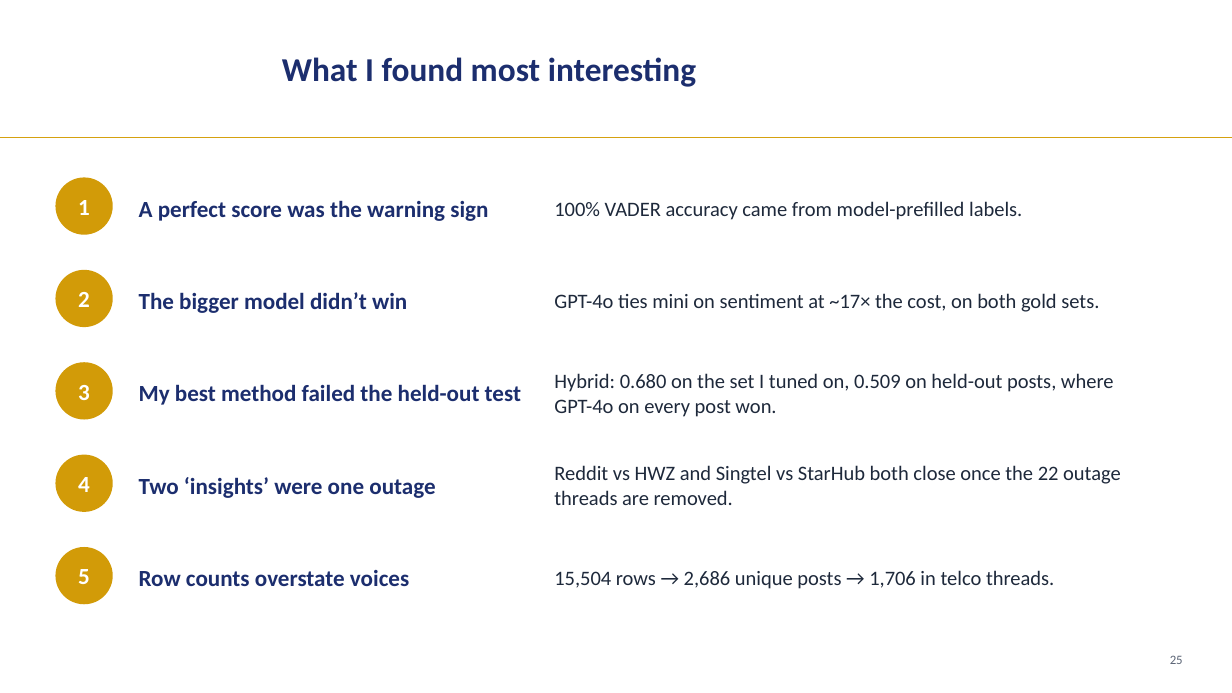
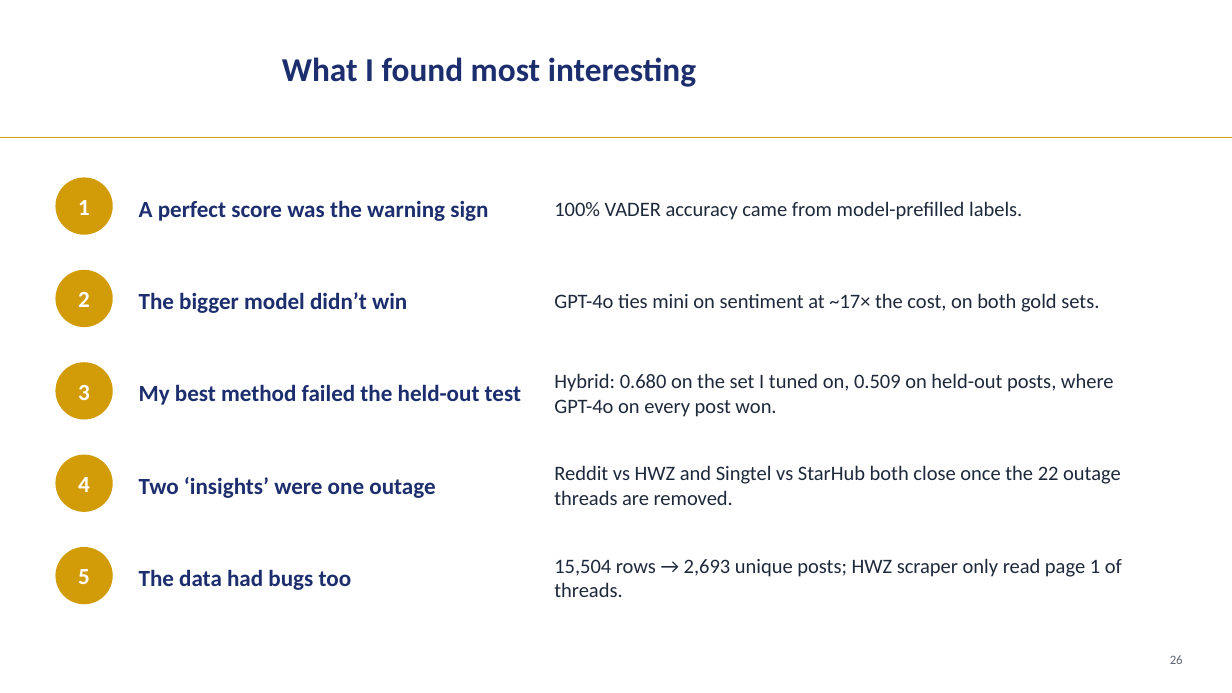
Before and after one commit to LizLicense/Public-Sentiment-Analysis-LLM-powered-Issue-Extraction, a slide deck: slide 26 of presentation/capstone_walkthrough.pptx (slide 25 before the commit). Drawn at 1232x693 pixels with LibreOffice and Linux fonts; fonts in the diff are those of the drawing; background and template pictures are left out. Boxes give left, top, right and bottom in pixels: in the first picture for what was removed or moved away, otherwise in the second. Text is boxed around its words. In the diff, an @@ line names an element or a change of style, - is before the commit and + after.

Commit message:
Scrape more data till Sep

```diff
--- a/presentation/capstone_walkthrough.pptx
+++ b/presentation/capstone_walkthrough.pptx
@@ text at [139, 569, 352, 590]: text changed @@
-Row counts overstate voices
+The data had bugs too
@@ text at [554, 558, 1122, 597]: text changed @@
-15,504 rows → 2,686 unique posts → 1,706 in telco threads.
+15,504 rows → 2,693 unique posts; HWZ scraper only read page 1 of threads.
@@ text at [1170, 655, 1183, 664]: text changed @@
-25
+26
```
Also in this commit, not shown: 17 other slides changed, 1 slide added, 13 other files.
